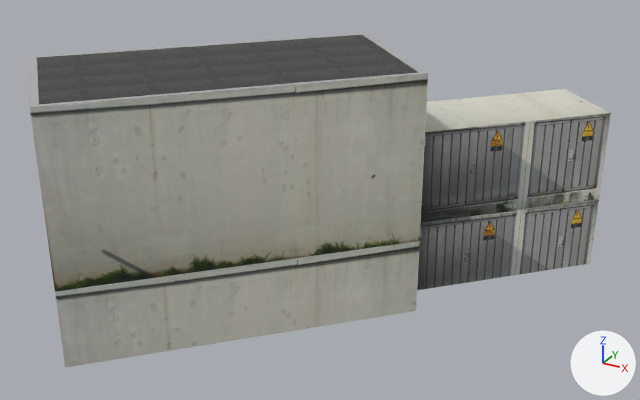
An edit to the Blender file source/model/EDST_Garage/EDST_Garage.blend, drawn before and after from the same camera.
Before and after are seen from a 50 mm camera at (5.24, -9.45, 6.18) aimed at (-1.16, 2.19, 0.36). The lights are fixed; the arrows at lower right show +X, +Y and +Z.

Objects in the first picture: 'SketchUp.002', 'group_1', 'group_1.002', 'group_1.003', 'group_2', 'group_2.001'.
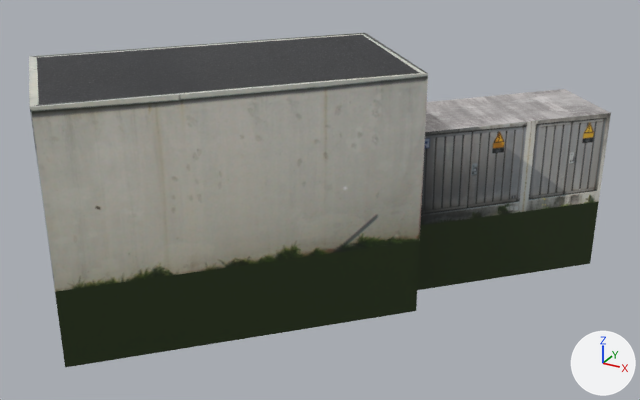
Edits to the bpy script that builds the scene:
```text
Add mat_material_005:
    mat_material_005 = bpy.data.materials.new('Material.005')
    # colours: white #ffffff
    # uses the picture img_edst_garage_png
Add mat_edst_garage_lang:
    mat_edst_garage_lang = bpy.data.materials.new('EDST_Garage_lang')
    # colours: white #ffffff
    # uses the picture img_edst_garage_png
Add mat_edst_garage_bitumen_felt:
    mat_edst_garage_bitumen_felt = bpy.data.materials.new('EDST_Garage_Bitumen_felt')
    # colours: white #ffffff
    # uses the picture img_edst_garage_png
Add mat_color_005:
    mat_color_005 = bpy.data.materials.new('Color_005')
    # colours: white #ffffff
    # uses the picture img_edst_garage_png
Add mat_material_004:
    mat_material_004 = bpy.data.materials.new('Material.004')
    # colours: white #ffffff
    # uses the picture img_edst_garage_png
Change me_id102:
    where me_id102.from_pydata(...)  # 4 vertices, 2 faces; spans x -129.0..23.0, y -66.0..89.0, z -50.0..0.0
    used by ob_sketchup_002; location = (0.0, 0.0, 0.0); scale = (0.0254, 0.0254, 0.0254)
    remove me_id102.materials.append(mat_material)  # picture img_texture_jpg
    me_id102 part 1: texture (UV) coordinates of 2 of 2 faces, centred in x -78.0..-28.0, y -15.0..37.0, z -33.0..-17.0, changed; they spanned u -1.0..0.0, v -0.45..0.0 and now span u 0.6..1.0, v 0.0..0.09
    add me_id102.materials.append(mat_material_004)
Change me_id4:
    where me_id4.from_pydata(...)  # 20 vertices, 12 faces; spans x 0.0..106.0, y 0.0..217.0, z 0.0..156.0
    used by ob_group_1; parent = ob_group_0; location = (0.0, 142.6, 0.0)
    remove me_id4.materials.append(mat_material)  # picture img_texture_jpg
    me_id4 part 2: texture (UV) coordinates of 12 of 12 faces, centred in x 0.0..106.0, y 0.0..217.0, z 1.0..140.0, changed; they spanned u -1.51..0.0, v -0.47..1.0 and now span u 0.6..1.0, v 0.0..0.3
    add me_id4.materials.append(mat_edst_garage_lang)
Change me_id30:
    where me_id30.from_pydata(...)  # 12 vertices, 10 faces; spans x 0.0..106.0, y 0.0..217.0, z 0.0..3.0
    remove me_id30.materials.append(mat_material_1)  # grey #b2b2b2
    add me_id30.materials.append(mat_color_005)
Change me_id38:
    where me_id38.from_pydata(...)  # 4 vertices, 2 faces; spans x 5.0..103.0, y 4.0..213.0, z 0.0
    used by ob_group_1_003; parent = ob_group_0; location = (0.0, 142.6, 0.0)
    remove me_id38.materials.append(mat_material_2)  # picture img_texture_1_jpg
    me_id38 part 3: texture (UV) coordinates of 2 of 2 faces, centred in x 37.0..70.0, y 74.0..143.0, z 0.0, changed; they spanned u -4.64..1.12, v 3.39..7.38 and now span u 0.81..1.0, v 0.61..1.0
    add me_id38.materials.append(mat_edst_garage_bitumen_felt)
Change me_id52:
    where me_id52.from_pydata(...)  # 12 vertices, 6 faces; spans x 0.0..57.4, y 0.0..142.6, z 0.0..111.5
    used by ob_group_2; parent = ob_group_0; location = (24.16, 0.0, 44.72)
    remove me_id52.materials.append(mat_material)  # picture img_texture_jpg
    me_id52 part 4: texture (UV) coordinates of 6 of 6 faces, centred in x 0.0..38.3, y 0.0..95.1, z 0.0..74.3, changed; they spanned u -0.55..0.88, v -0.47..1.75 and now span u 0.29..0.98, v 0.38..0.59
    add me_id52.materials.append(mat_edst_garage_lang)
Change me_id60:
    where me_id60.from_pydata(...)  # 4 vertices, 2 faces; spans x 57.4, y 0.0..142.6, z 0.0..111.5
    used by ob_group_2_001; parent = ob_group_0; location = (24.16, 0.0, 44.72)
    remove me_id60.materials.append(mat_material_3)  # picture img_texture_2_jpg
    me_id60 part 5: texture (UV) coordinates of 2 of 2 faces, centred in x 57.4, y 47.5..95.1, z 37.2..74.3, changed; they spanned u 1.01..2.0, v -0.79..0.97 and now span u 0.0..0.27, v 0.38..0.59
    add me_id60.materials.append(mat_material_005)
```

What differs and where, as boxes (x1, y1, x2, y2) in the pictures (640 x 400 px):
'group_1', surface changed, recoloured: (30, 73, 428, 292) in both
'group_2.001', recoloured, surface changed (grey to black): (417, 113, 611, 290) in both
'SketchUp.002', surface changed, recoloured (grey to black): (55, 241, 420, 367) in both
'group_2', surface changed, recoloured: (425, 89, 610, 131) in both
'group_1.002', recoloured: (29, 33, 427, 107) in both
part 3 of me_id38, surface changed: (37, 35, 418, 104) in both
part 4 of me_id52, surface changed: (425, 89, 610, 132) in both
